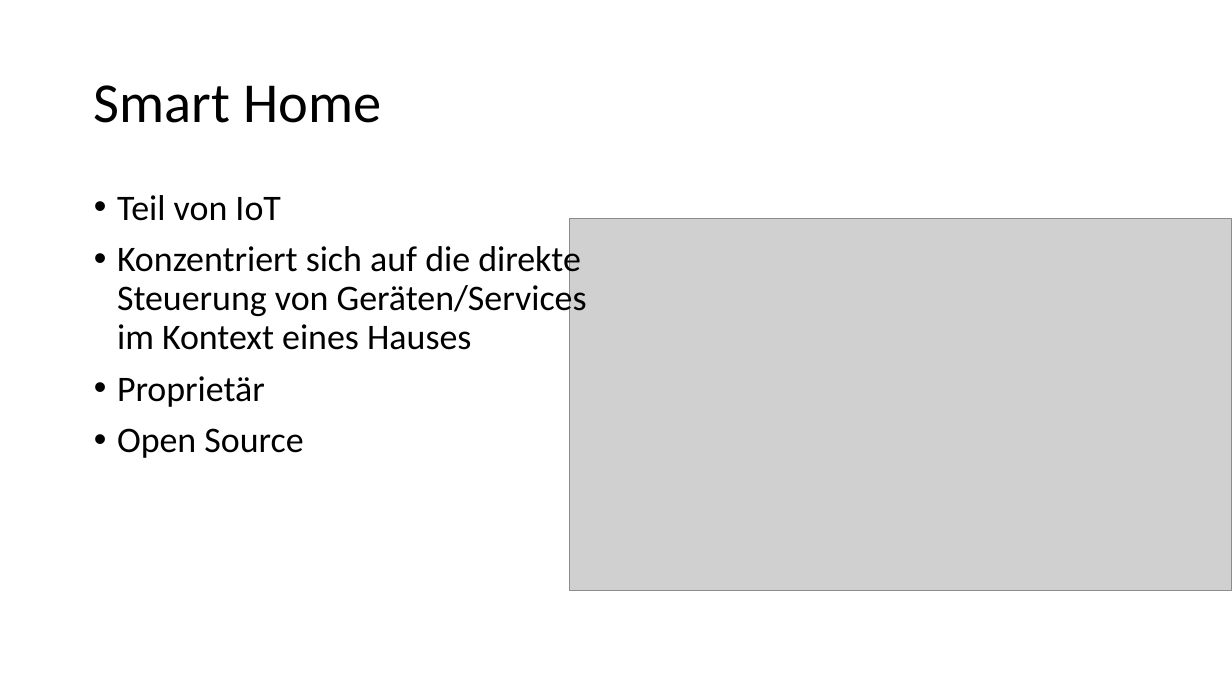
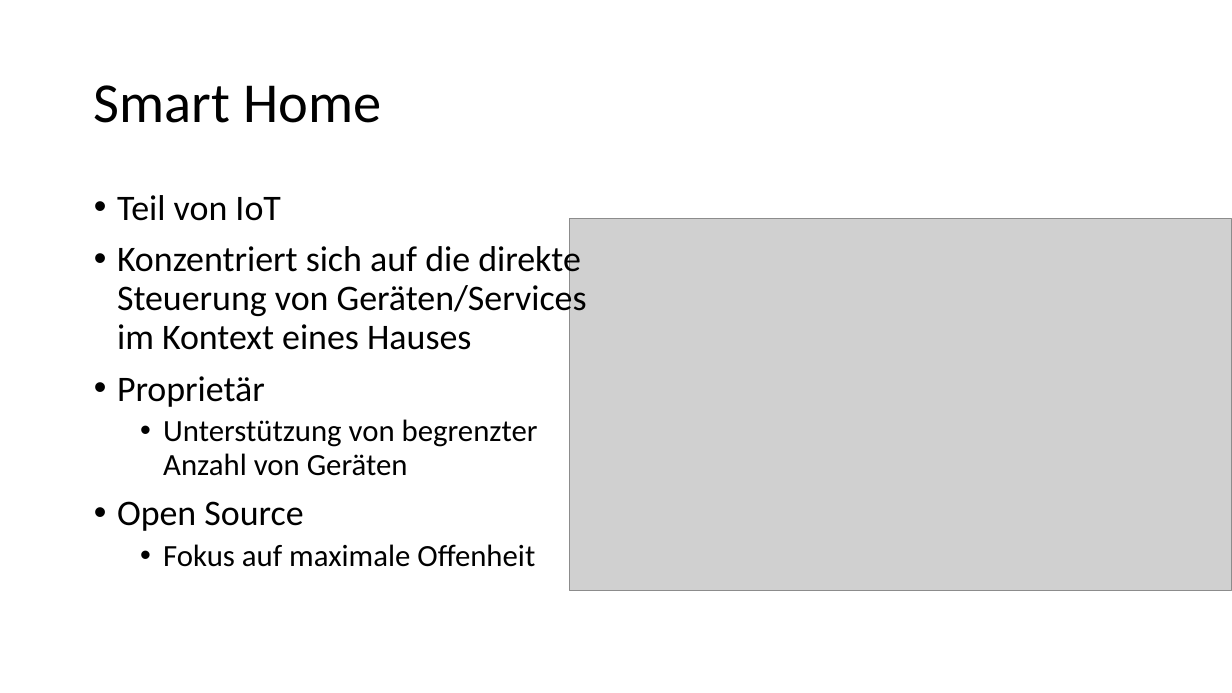
Before and after one commit to WarZealot/master, a slide deck: slide 5 of Master-Arbeit/Vortrag/Master-Arbeit.odp (slide 4 before the commit). Drawn at 1232x693 pixels with LibreOffice and Linux fonts; fonts in the diff are those of the drawing; grey boxes stand for pictures. Boxes give left, top, right and bottom in pixels: in the first picture for what was removed or moved away, otherwise in the second. Text is boxed around its words. In the diff, an @@ line names an element or a change of style, - is before the commit and + after.

```diff
--- a/Master-Arbeit/Vortrag/Master-Arbeit.odp
+++ b/Master-Arbeit/Vortrag/Master-Arbeit.odp
@@ text at (163, 419, 538, 476): paragraph added @@
+  • Unterstützung von begrenzter Anzahl von Geräten
@@ text at (163, 544, 535, 567): paragraph added @@
+  • Fokus auf maximale Offenheit
```
Also in this commit, not shown: 7 other slides changed, 4 slides added, 3 other files.
